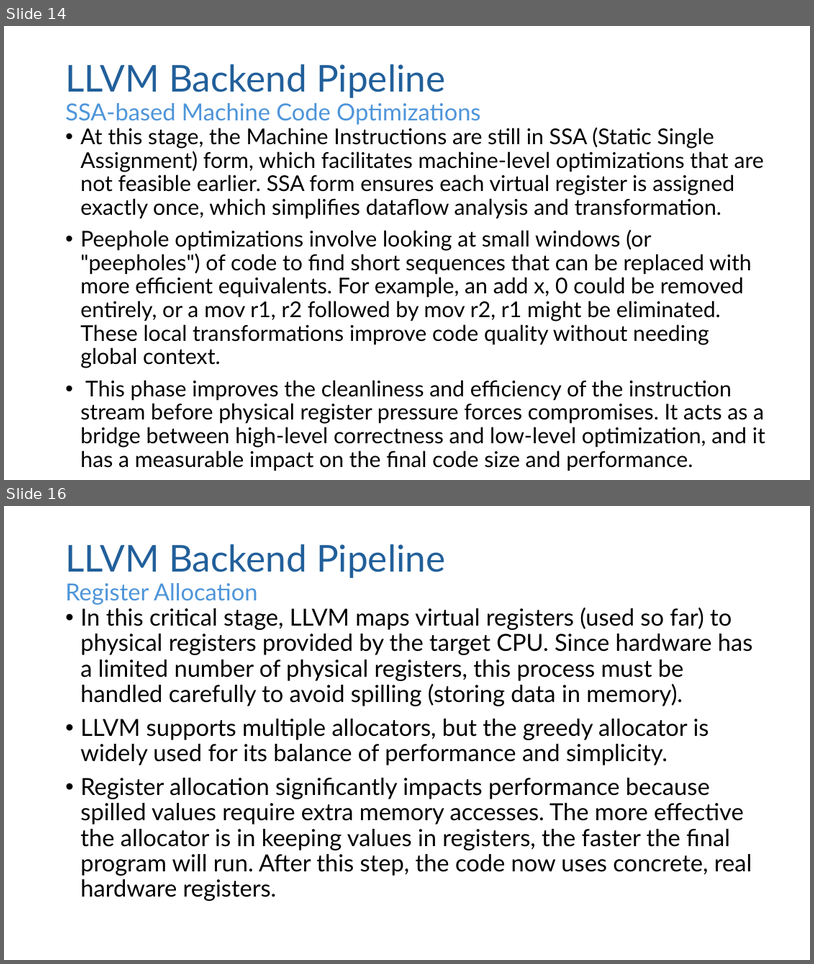
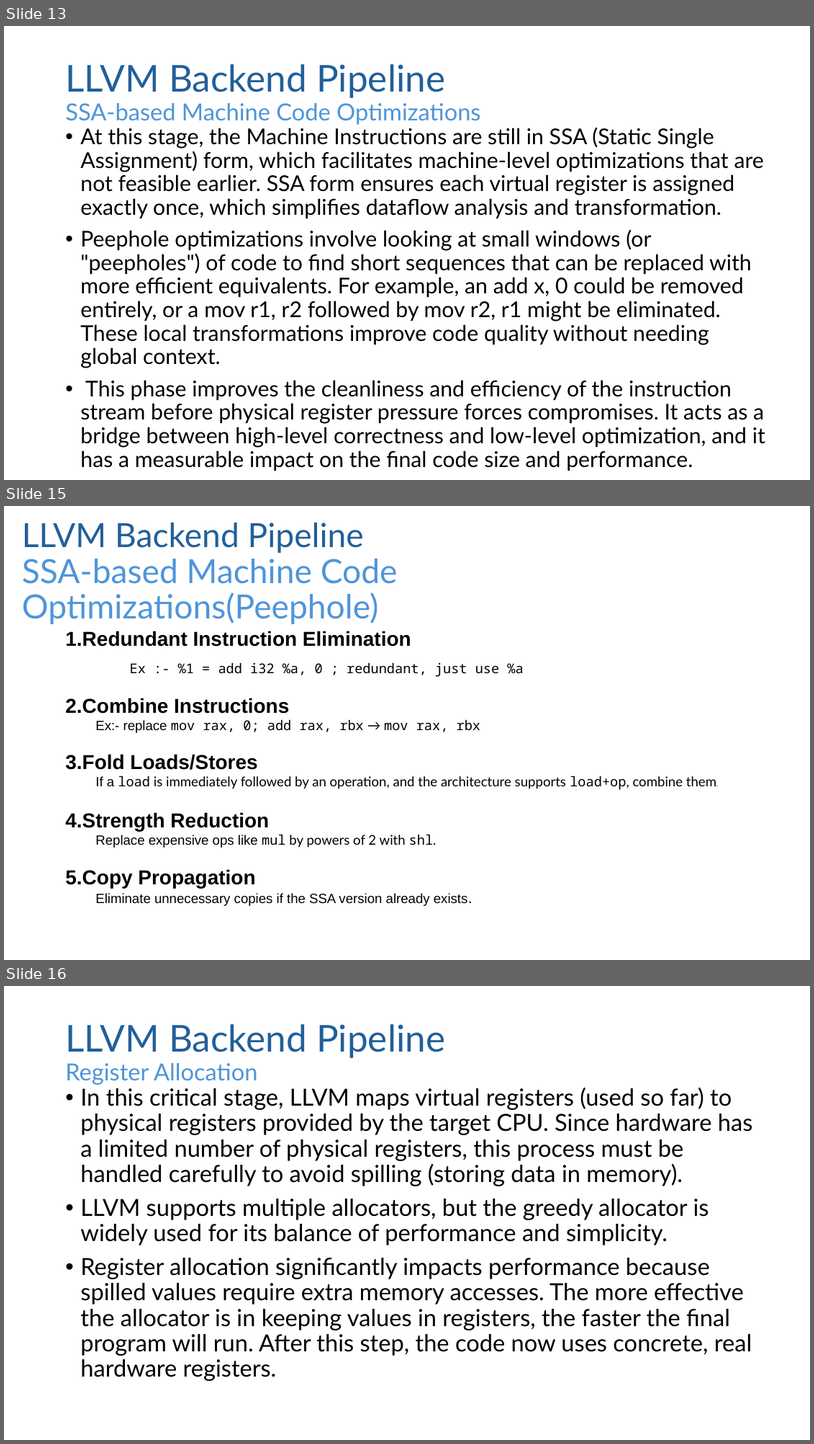
Before and after one commit to Mohamed-Ashraf0/LLVM, a slide deck: week3/slides/Week3-LLVM -Backend.pptx. Shown one above the other, each under a label of ours: slides 14 and 16 before the commit, slides 13, 15 and 16 after it; the slides between them are not shown. The pictures are 814x964 and 814x1444 pixels, drawn with LibreOffice and Linux fonts; fonts in the diff are those of the drawing. Boxes give left, top, right and bottom in pixels: in the first picture for what was removed or moved away, otherwise in the second. Text is boxed around its words. In the diff, an @@ line names an element or a change of style, - is before the commit and + after.

```diff
--- a/week3/slides/Week3-LLVM -Backend.pptx
+++ b/week3/slides/Week3-LLVM -Backend.pptx
@@ slide 15 added at bbox=[4, 506, 810, 960], background #FFFFFF @@
@@ title added at bbox=[22, 523, 398, 624], 39.6 pt, text #4E95D9 @@
+LLVM Backend Pipeline
+SSA-based Machine Code Optimizations(Peephole)
@@ text added at bbox=[65, 631, 717, 906], 16 pt, text #000000 @@
+1. Redundant Instruction Elimination
+Ex :- %1 = add i32 %a, 0 ; redundant, just use %a
+2. Combine Instructions
+  Ex:- replace mov rax, 0; add rax, rbx → mov rax, rbx
+3. Fold Loads/Stores
+  If a load is immediately followed by an operation, and the architecture supports load+op, combine them.
+4. Strength Reduction
+  Replace expensive ops like mul by powers of 2 with shl.
+5. Copy Propagation
+  Eliminate unnecessary copies if the SSA version already exists.
@@ what was slide 14 is now slide 13 @@
```
Also in this commit, not shown: 6 slides changed, 2 slides removed.
